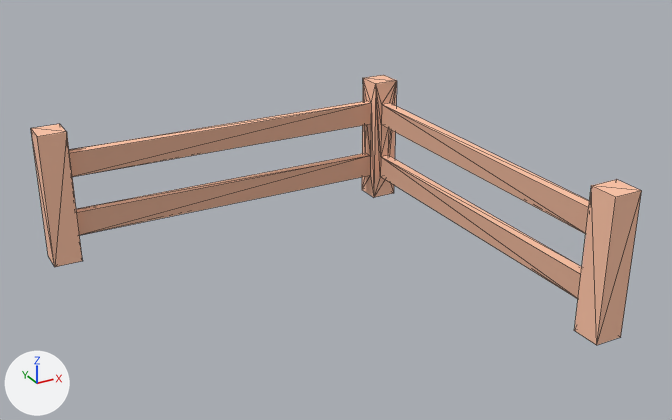
Before and after pictures for a commit that changed the glTF model public/assets/models/kenney-nature-kit/fence_corner.glb.
The view is the same before and after, from a 50 mm lens placed at (-0.887, -1.735, 1.019), pointed at (0.059, -0.014, 0.159). The axes (+X, +Y, +Z) are drawn at lower left. The lights are the same throughout. The picture after the commit comes second. Mesh edges are drawn as thin lines. Vertices at exactly the same position are counted once.

Objects in the first picture: 'fence_corner'.
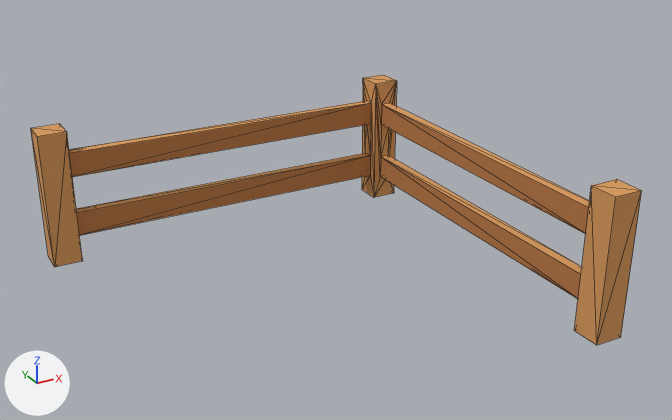
Patch to the scene script:
```diff
--- a/public/assets/models/kenney-nature-kit/fence_corner.glb.py
+++ b/public/assets/models/kenney-nature-kit/fence_corner.glb.py
@@ me_mesh_fence_corner @@
 me_mesh_fence_corner.from_pydata(...)  # 56 vertices, 116 faces; spans x -0.5..0.5, y -0.5..0.5, z 0.0..0.345
 # used by ob_fence_corner; location = (0.0, 0.0, -0.05)
+# me_mesh_fence_corner part 1: 116 faces centred in x -0.5..0.5, y -0.5..0.5, z 0.0..0.345 are repainted in the vertex colours; the middle colour goes from beige #ffc5a7 to orange #d99a5b
 me_mesh_fence_corner.materials.append(mat_baked)
```

Boxes (x1, y1, x2, y2) around the edits, measured in the pictures (672 x 420 px):
part 1 of me_mesh_fence_corner, recoloured (beige to orange)
    both: (31, 75, 642, 345)
